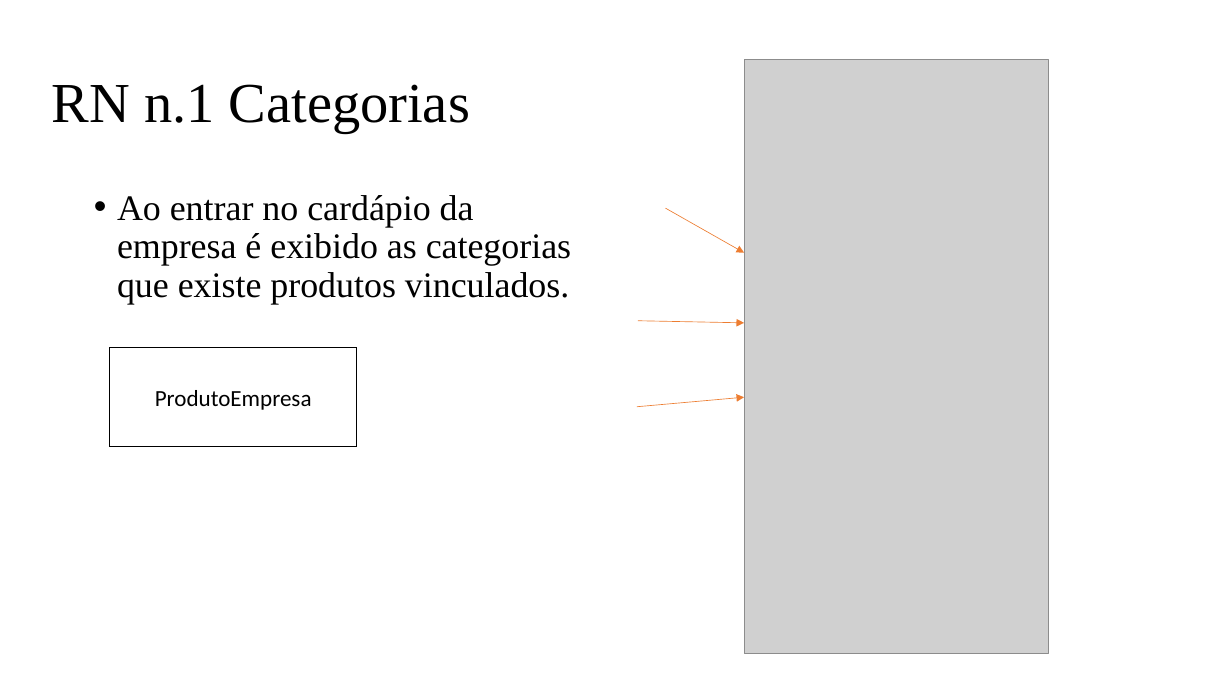
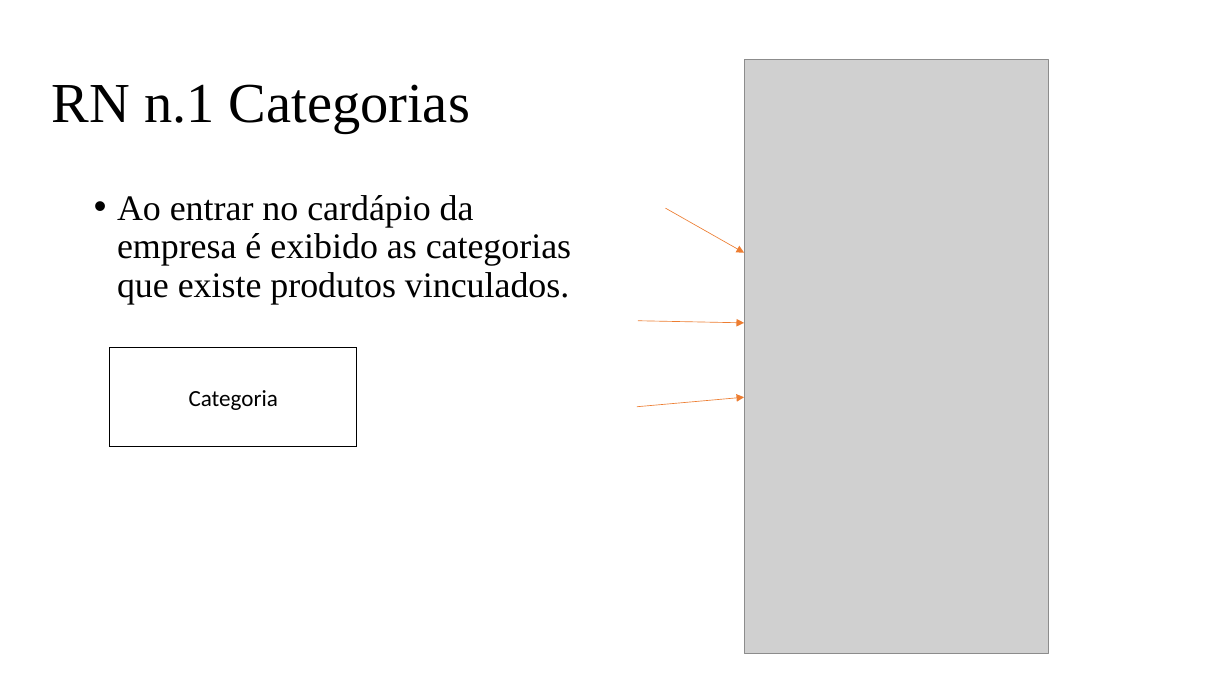
Before and after one commit to PedroAssencao/Cardapio, a slide deck: slide 8 of Cardápio/Documentação/Documentação Cardapio.pptx (slide 10 before the commit). Drawn at 1232x693 pixels with LibreOffice and Linux fonts; fonts in the diff are those of the drawing; grey boxes stand for pictures. Boxes give left, top, right and bottom in pixels: in the first picture for what was removed or moved away, otherwise in the second. Text is boxed around its words. In the diff, an @@ line names an element or a change of style, - is before the commit and + after.

```diff
--- a/Cardápio/Documentação/Documentação Cardapio.pptx
+++ b/Cardápio/Documentação/Documentação Cardapio.pptx
@@ text in rectangle at [189,390,278,410]: text changed @@
-ProdutoEmpresa
+Categoria
```
Also in this commit, not shown: 3 other slides changed, 2 slides removed, 32 other files.
